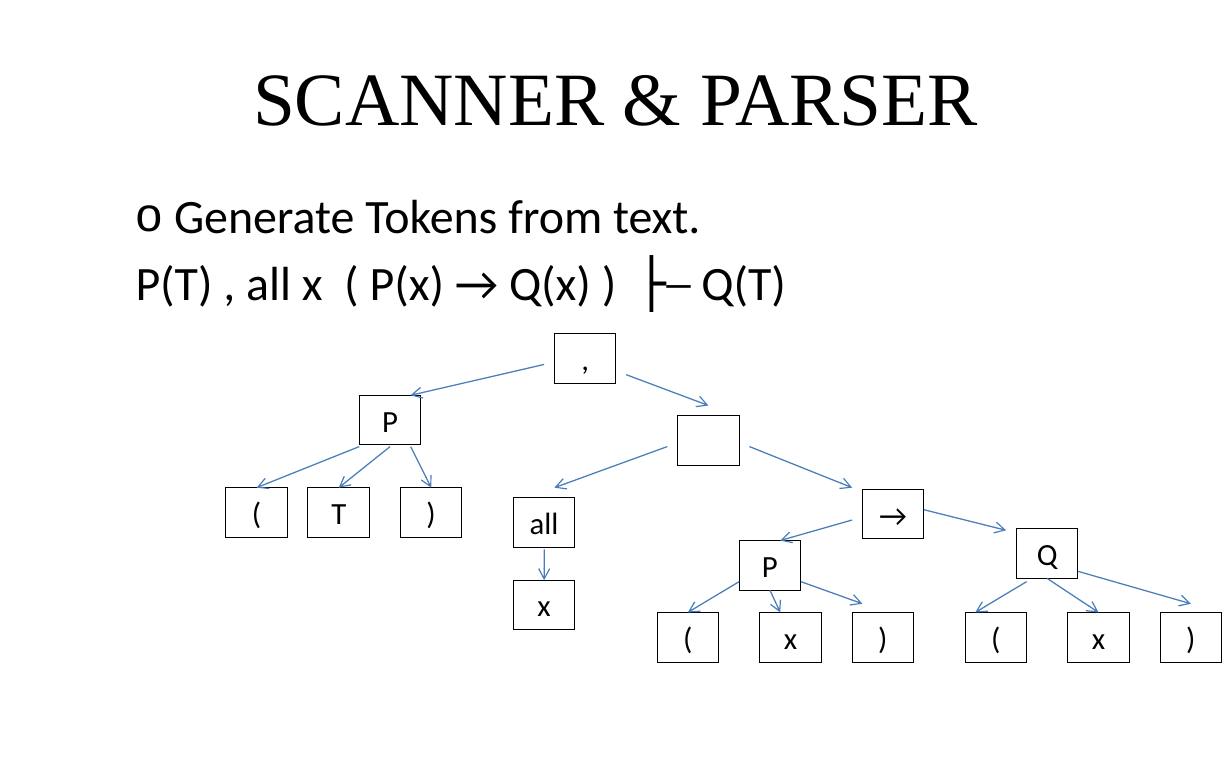
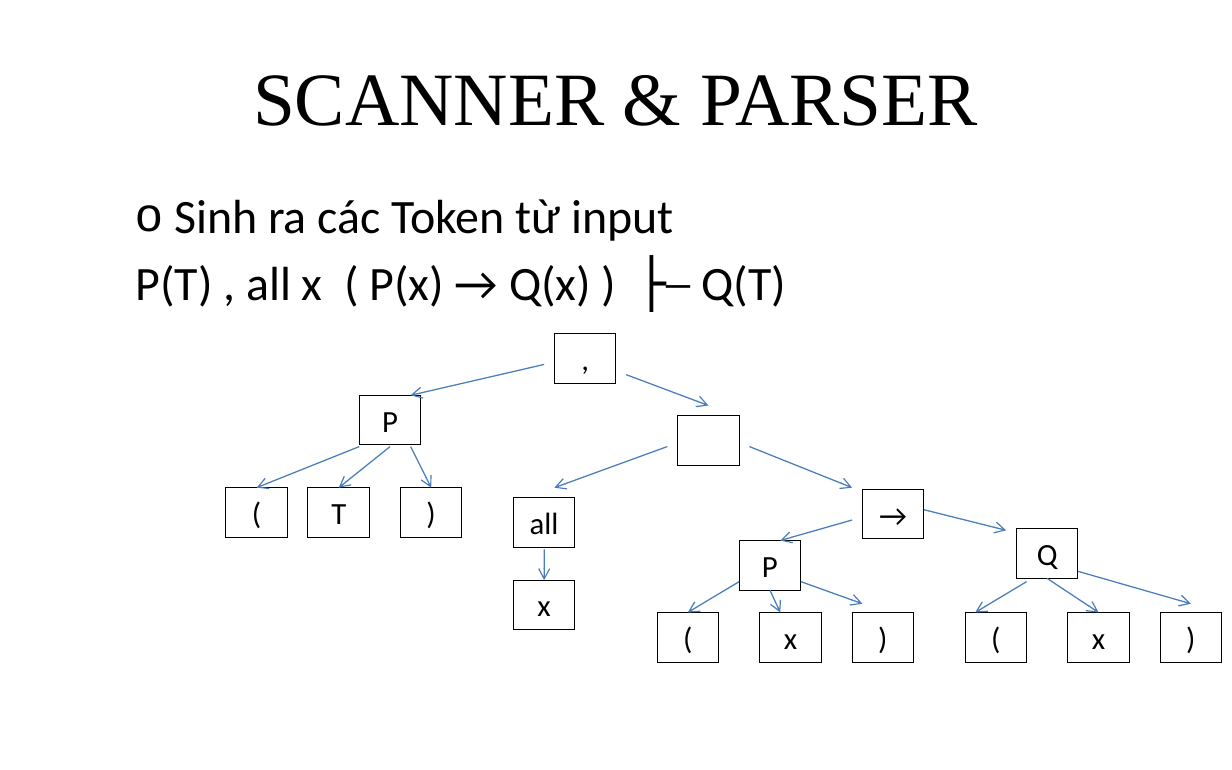
Before and after one commit to giang-rocker/logic, a slide deck: slide 8 of Report/SUY LUẬN TỰ NHIÊN.pptx (slide 4 before the commit). Drawn at 1232x770 pixels with LibreOffice and Linux fonts; fonts in the diff are those of the drawing. Boxes give left, top, right and bottom in pixels: in the first picture for what was removed or moved away, otherwise in the second. Text is boxed around its words. In the diff, an @@ line names an element or a change of style, - is before the commit and + after.

```diff
--- a/Report/SUY LUẬN TỰ NHIÊN.pptx
+++ b/Report/SUY LUẬN TỰ NHIÊN.pptx
@@ text at box(174, 199, 673, 241): text changed @@
-  o Generate Tokens from text.
+  o Sinh ra các Token từ input
```
Also in this commit, not shown: 2 other slides changed, 6 slides added, 1 slide removed.
